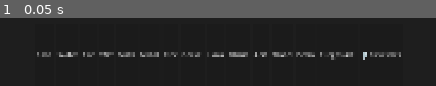
Above: before the commit, frame 1.
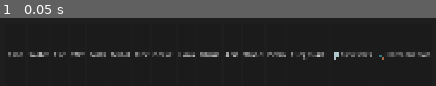
Above: after the commit, the same moment.

Repository: OmarSaez/Sandbox-game
Game: Godot game, scene res://scenes/main/main_scene.tscn
The game is run twice, just before and just after one commit, with the same random seed, the same clock (stepped at 60 frames per second) and the same inputs.
Inputs:
- Up to frame 1 (0.05 s): no input

The runs differ from the first frame. In frame 1, 5.1% of the frame differs, in the area x 1-99%, y 50-62%.

Commit message:
Se agrega menu de herramientas y se incluye 6 tamaños de pincel

Diff:
--- a/sandbox/scripts/sandbox/sandbox_grid.gd
+++ b/sandbox/scripts/sandbox/sandbox_grid.gd
@@ -18,6 +18,7 @@
 var selected_material: int = 1
 var current_weather: int = 0
 var is_mouse_over_ui: bool = false
+var brush_radius: int = 0 # 0 means 1 pixel
 
 # Earthquake settings
 var earthquake_intensity: int = 0 # 0=Off, 1=Light, 2=Med, 3=Intense
@@ -146,7 +147,56 @@
 	_register_material(19, Color(1, 0.8, 0.9), SandboxMaterial.Tags.GRAV_STATIC) # Firework Fuse (Removed Incendiary to avoid domino effect)
 
 	# DISASTER MENU
+	_setup_ui()
+
+
+func _setup_ui():
 	_setup_disaster_ui()
+	_setup_tools_ui()
+
+func _setup_tools_ui():
+	var ui_root = get_parent().get_node("UI")
+	var main_controls = ui_root.get_node("Controls")
+
+	# Create a TOOLS toggle button
+	var tools_btn = Button.new()
+	tools_btn.text = "🛠️ Herramientas"
+	main_controls.add_child(tools_btn)
+
+	# Submenu container
+	var tool_menu = HBoxContainer.new()
+	tool_menu.visible = false
+	ui_root.add_child(tool_menu)
+	tool_menu.position = Vector2(0, get_viewport_rect().size.y - 350) # Stacked
+
+	tools_btn.pressed.connect(func(): tool_menu.visible = !tool_menu.visible)
+
+	var v_box = VBoxContainer.new()
+	tool_menu.add_child(v_box)
+
+	# Block signals
+	tool_menu.mouse_entered.connect(func(): is_mouse_over_ui = true)
+	tool_menu.mouse_exited.connect(func(): is_mouse_over_ui = false)
+
+	# Helper (localized)
+	var create_tool_row = func(label_text: String, options: Array, callback: Callable):
+		var h_box = HBoxContainer.new()
+		var lbl = Label.new()
+		lbl.text = label_text + ": "
+		lbl.custom_minimum_size = Vector2(100, 0)
+		h_box.add_child(lbl)
+		for i in range(options.size()):
+			var btn = Button.new()
+			btn.text = options[i]
+			var level = i
+			btn.pressed.connect(func(): callback.call(level))
+			h_box.add_child(btn)
+		v_box.add_child(h_box)
+
+	# BRUSH SIZE ROW - Levels: 1, 3, 5, 10, 15, 25
+	var brush_sizes = [0, 1, 2, 5, 7, 12] # Radius mapping
+	var brush_labels = ["1px", "3px", "5px", "10px", "15px", "25px"]
+	create_tool_row.call("🖌️ Pincel", brush_labels, func(l): brush_radius = brush_sizes[l])
 
 func _setup_disaster_ui():
 	var ui_root = get_parent().get_node("UI")
@@ -235,7 +285,7 @@
 		var m_pos = get_local_mouse_position()
 		var gx = int(m_pos.x / grid_scale)
 		var gy = int(m_pos.y / grid_scale)
-		_draw_circle(gx, gy, 3, selected_material)
+		_draw_circle(gx, gy, brush_radius, selected_material)
 
 	# Simulation
 	_step_simulation()
@@ -466,8 +516,8 @@
 			break
 
 func _draw_circle(cx, cy, radius, mat_id):
-	for y in range(-radius, radius):
-		for x in range(-radius, radius):
+	for y in range(-radius, radius + 1):
+		for x in range(-radius, radius + 1):
 			if x*x + y*y <= radius*radius:
 				_set_cell(cx + x, cy + y, mat_id)
 
